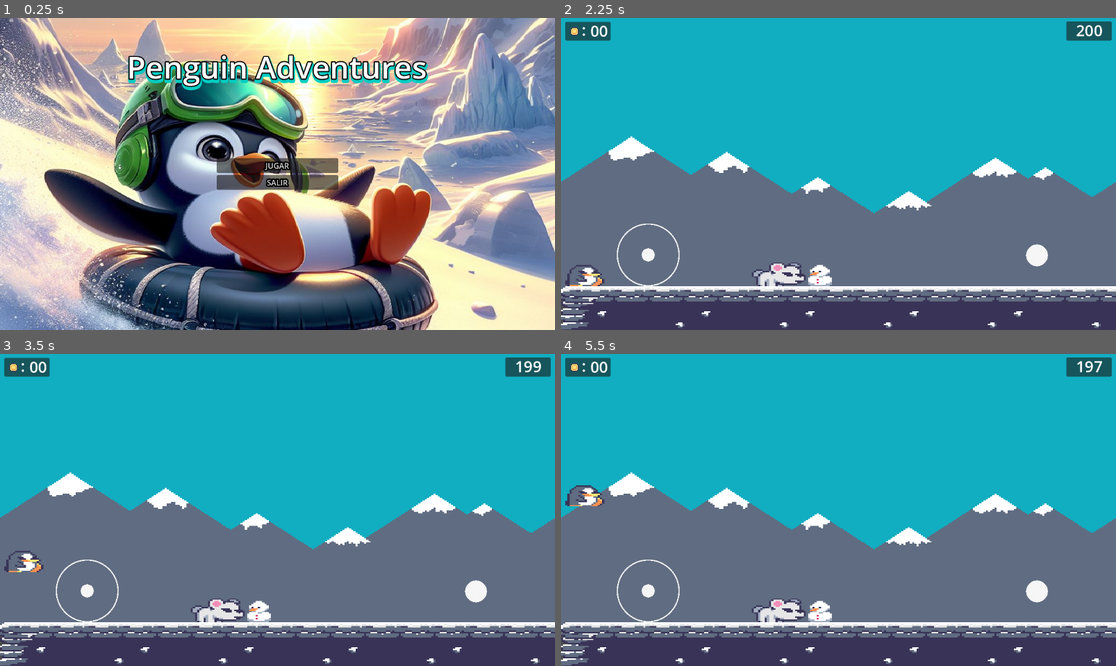
Above: before the commit, frames 1-4 (two rows, left to right).
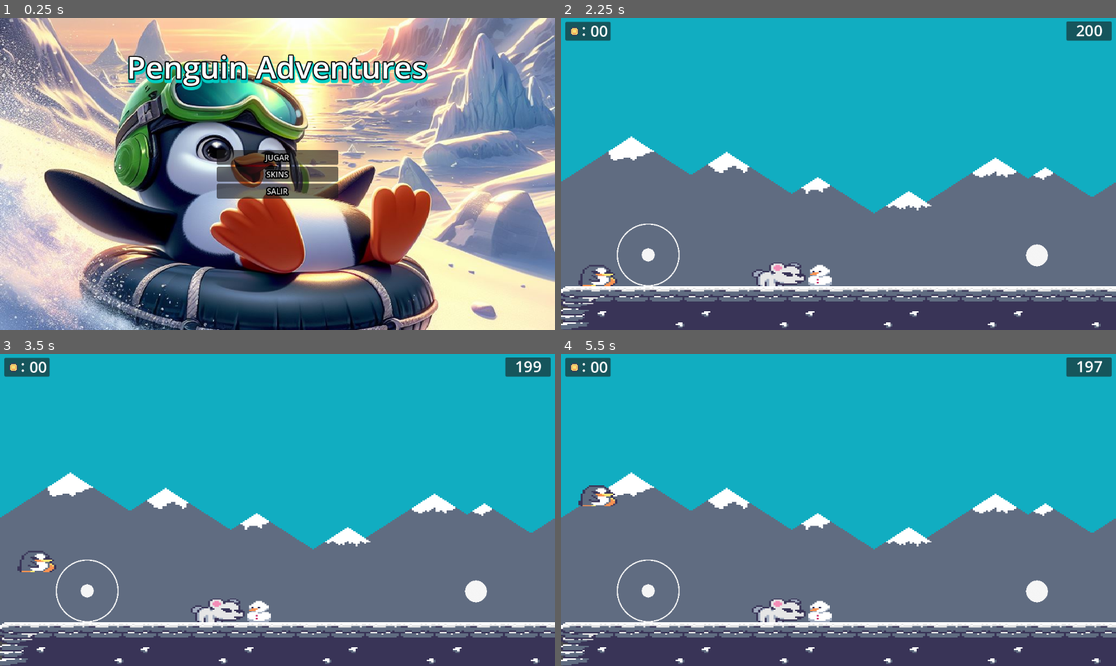
Above: after the commit, the same moments.

Repository: kevinstif/FindTheKey
Game: Godot game, scene res://Scenes/main_menu.tscn
Two runs of this game, one before a commit and one after it. Both use one fixed random seed, a clock stepped at 60 frames per second and the inputs below.
Inputs (mouse positions are in pixels of both pictures, inside the frame that each line leads up to):
- Up to frame 1 (0.25 s): no input
- Up to frame 2 (2.25 s): click (838, 174) at 0.5 s, where only the run after the commit has a clickable "SKINS"; click (622, 99) at 1.25 s, where only the run after the commit has a clickable "SELECT"; click "JUGAR" at 2 s
- Up to frame 3 (3.5 s): tap Enter (ui_accept) at 2.75, 3.02 s; move the mouse to (399, 494) at 2.77 s; hold Right (ui_right) from 2.78 s (still down); click (399, 494) at 2.92 s
- Up to frame 4 (5.5 s): release Right (ui_right) at 3.5 s; drag from (727, 525) to (649, 591) at 3.52 s; move the mouse to (894, 441) at 4.27 s; hold Left (ui_left) 4.28-5 s; tap Enter (ui_accept) at 5 s; drag from (810, 572) to (583, 612) at 5.02 s

The runs differ from the first frame. In frame 1, 1.8% of the frame differs, in the area x 39-61%, y 42-58%; in frame 2, 0.4%; in frame 3, 0.4%; in frame 4, 0.5%.

Commit message:
feat: skin selector
add skin selector menu and feature

Diff:
--- a/FindTheKey/Scenes/player.tscn
+++ b/FindTheKey/Scenes/chicken_player.tscn
@@ -1,18 +1,18 @@
-[gd_scene load_steps=12 format=3 uid="uid://btorfxim0y1jl"]
+[gd_scene load_steps=12 format=3 uid="uid://7meftqgx0gtq"]
 
-[ext_resource type="Texture2D" uid="uid://beequw6iumu70" path="res://Resources/Assets/Enemies/penguin.png" id="1_4qift"]
-[ext_resource type="Script" path="res://Scripts/player.gd" id="1_quuql"]
-[ext_resource type="AudioStream" uid="uid://bapn25jnbu5hm" path="res://Resources/Media/Sounds/confirmation_001.ogg" id="3_62nkm"]
-[ext_resource type="AudioStream" uid="uid://bfbvq37lo1jgb" path="res://Resources/Media/Sounds/confirmation_002.ogg" id="4_k150b"]
+[ext_resource type="Script" path="res://Scripts/chicken_player.gd" id="1_64nvy"]
+[ext_resource type="Texture2D" uid="uid://cv4etecb7j2xf" path="res://Resources/Assets/Enemies/chicken.png" id="2_8o2h3"]
+[ext_resource type="AudioStream" uid="uid://bapn25jnbu5hm" path="res://Resources/Media/Sounds/confirmation_001.ogg" id="3_mi6uy"]
+[ext_resource type="AudioStream" uid="uid://bfbvq37lo1jgb" path="res://Resources/Media/Sounds/confirmation_002.ogg" id="4_ygx6n"]
 
 [sub_resource type="RectangleShape2D" id="RectangleShape2D_76sbl"]
-size = Vector2(18, 15)
+size = Vector2(17, 17)
 
 [sub_resource type="RectangleShape2D" id="RectangleShape2D_lntvd"]
-size = Vector2(18, 16)
+size = Vector2(17, 17)
 
 [sub_resource type="RectangleShape2D" id="RectangleShape2D_e1bni"]
-size = Vector2(16, 14)
+size = Vector2(15, 14)
 
 [sub_resource type="Animation" id="Animation_rh5vv"]
 length = 0.001
@@ -47,7 +47,6 @@
 
 [sub_resource type="Animation" id="Animation_25ynb"]
 resource_name = "walk"
-length = 0.6
 loop_mode = 1
 tracks/0/type = "value"
 tracks/0/imported = false
@@ -56,10 +55,10 @@
 tracks/0/interp = 1
 tracks/0/loop_wrap = true
 tracks/0/keys = {
-"times": PackedFloat32Array(0, 0.2, 0.4, 0.6),
-"transitions": PackedFloat32Array(1, 1, 1, 1),
+"times": PackedFloat32Array(0, 0.2, 0.4, 0.6, 0.8, 1),
+"transitions": PackedFloat32Array(1, 1, 1, 1, 1, 1),
 "update": 1,
-"values": [0, 1, 2, 3]
+"values": [7, 8, 9, 10, 11, 12]
 }
 
 [sub_resource type="AnimationLibrary" id="AnimationLibrary_tnddq"]
@@ -69,10 +68,10 @@
 "walk": SubResource("Animation_25ynb")
 }
 
-[node name="Player" type="CharacterBody2D"]
+[node name="ChickenPlayer" type="CharacterBody2D"]
 collision_layer = 25
 collision_mask = 25
-script = ExtResource("1_quuql")
+script = ExtResource("1_64nvy")
 
 [node name="Detectors" type="Node2D" parent="."]
 
@@ -81,7 +80,7 @@
 collision_mask = 2
 
 [node name="CollisionShape2D" type="CollisionShape2D" parent="Detectors/Collector"]
-position = Vector2(-2, 8.5)
+position = Vector2(-0.5, 8.5)
 shape = SubResource("RectangleShape2D_76sbl")
 debug_color = Color(0.113725, 0.643137, 0.258824, 0.419608)
 
@@ -90,18 +89,19 @@
 collision_mask = 4
 
 [node name="CollisionShape2D" type="CollisionShape2D" parent="Detectors/Damage"]
-position = Vector2(-2, 9)
+position = Vector2(-0.5, 8.5)
 shape = SubResource("RectangleShape2D_lntvd")
 debug_color = Color(0.992157, 0, 0.227451, 0.419608)
 
 [node name="CollisionShape2D" type="CollisionShape2D" parent="."]
-position = Vector2(-2, 9)
+position = Vector2(-0.5, 9)
 shape = SubResource("RectangleShape2D_e1bni")
 debug_color = Color(0, 0.6, 0.701961, 0.419608)
 
 [node name="Sprite2D" type="Sprite2D" parent="."]
-texture = ExtResource("1_4qift")
-hframes = 4
+texture = ExtResource("2_8o2h3")
+hframes = 7
+vframes = 2
 
 [node name="AnimationPlayer" type="AnimationPlayer" parent="."]
 libraries = {
--- a/FindTheKey/Scenes/main_menu.tscn
+++ b/FindTheKey/Scenes/main_menu.tscn
@@ -1,6 +1,6 @@
 [gd_scene load_steps=4 format=3 uid="uid://cylf6yagcylyp"]
 
-[ext_resource type="Script" path="res://Scripts/main_menu.gd" id="1_3ks8w"]
+[ext_resource type="Script" path="res://Scripts/MainMenu.gd" id="1_3ks8w"]
 [ext_resource type="Texture2D" uid="uid://dtn8x6hsp3icq" path="res://Resources/_13be813b-1e71-49f5-872c-c2ffb7b47a73.jpeg" id="1_xkibq"]
 [ext_resource type="AudioStream" uid="uid://ctuo35tlh261" path="res://Resources/Media/Music/POL-star-way-short.wav" id="3_br38i"]
 
@@ -62,6 +62,13 @@
 theme_override_constants/outline_size = 12
 text = "JUGAR"
 
+[node name="Skin" type="Button" parent="VBoxContainer"]
+layout_mode = 2
+theme_override_colors/font_hover_color = Color(0.415686, 0.415686, 0.415686, 1)
+theme_override_colors/font_outline_color = Color(0, 0, 0, 1)
+theme_override_constants/outline_size = 12
+text = "SKINS"
+
 [node name="Quit" type="Button" parent="VBoxContainer"]
 layout_mode = 2
 theme_override_colors/font_hover_color = Color(0.415686, 0.415686, 0.415686, 1)
@@ -75,4 +82,5 @@
 autoplay = true
 
 [connection signal="pressed" from="VBoxContainer/Start" to="." method="_on_start_pressed"]
+[connection signal="pressed" from="VBoxContainer/Skin" to="." method="_on_skin_pressed"]
 [connection signal="pressed" from="VBoxContainer/Quit" to="." method="_on_quit_pressed"]
--- a/FindTheKey/Scenes/map_1.tscn
+++ b/FindTheKey/Scenes/map_1.tscn
@@ -4,7 +4,6 @@
 [ext_resource type="Script" path="res://Scripts/map_1.gd" id="1_otn11"]
 [ext_resource type="Texture2D" uid="uid://byv7goyfxnb50" path="res://Resources/Assets/Tilesets/tileset_snow.png" id="1_r4sq5"]
 [ext_resource type="Texture2D" uid="uid://c7dn1eue5hmvc" path="res://Resources/Assets/Backgrounds/mountains_a.png" id="2_g3pxe"]
-[ext_resource type="PackedScene" uid="uid://btorfxim0y1jl" path="res://Scenes/player.tscn" id="2_orwkd"]
 [ext_resource type="PackedScene" uid="uid://dn4f3piajmlp8" path="res://Scenes/gui.tscn" id="2_w6rga"]
 [ext_resource type="PackedScene" uid="uid://cnew8i3a2632k" path="res://Scenes/wall.tscn" id="3_q5ibv"]
 [ext_resource type="Texture2D" uid="uid://fxxmwxep0ggk" path="res://Resources/Assets/UI/arrow.png" id="4_0sp32"]
@@ -134,6 +133,8 @@
 physics_layer_0/collision_layer = 1
 sources/0 = SubResource("TileSetAtlasSource_77ahv")
 
+[sub_resource type="RectangleShape2D" id="RectangleShape2D_l3ob5"]
+
 [node name="Map1" type="Node2D"]
 script = ExtResource("1_otn11")
 metadata/_edit_horizontal_guides_ = [220.0]
@@ -327,13 +328,16 @@
 [node name="Fire" parent="." instance=ExtResource("7_f8r41")]
 position = Vector2(2750, 184)
 
-[node name="Player" parent="." instance=ExtResource("2_orwkd")]
-position = Vector2(13, 175)
-
 [node name="AudioStreamPlayer" type="AudioStreamPlayer" parent="."]
 stream = ExtResource("4_2s1mh")
 volume_db = -25.0
 autoplay = true
 
-[connection signal="sendJoystick" from="GUI" to="Player" method="_on_gui_send_joystick"]
+[node name="SpawnZone" type="Area2D" parent="."]
+position = Vector2(19, 175)
+
+[node name="CollisionShape2D" type="CollisionShape2D" parent="SpawnZone"]
+shape = SubResource("RectangleShape2D_l3ob5")
+debug_color = Color(0, 0.639216, 0.360784, 0.419608)
+
 [connection signal="fish_delivered" from="NPC" to="." method="_on_npc_fish_delivered"]
--- /dev/null
+++ b/FindTheKey/Scenes/penguin_player.tscn
@@ -0,0 +1,125 @@
+[gd_scene load_steps=12 format=3 uid="uid://btorfxim0y1jl"]
+
+[ext_resource type="Script" path="res://Scripts/penguinPlayer.gd" id="1_ic51w"]
+[ext_resource type="Texture2D" uid="uid://beequw6iumu70" path="res://Resources/Assets/Enemies/penguin.png" id="2_a44l1"]
+[ext_resource type="AudioStream" uid="uid://bapn25jnbu5hm" path="res://Resources/Media/Sounds/confirmation_001.ogg" id="3_d2k86"]
+[ext_resource type="AudioStream" uid="uid://bfbvq37lo1jgb" path="res://Resources/Media/Sounds/confirmation_002.ogg" id="4_413ae"]
+
+[sub_resource type="RectangleShape2D" id="RectangleShape2D_76sbl"]
+size = Vector2(18, 15)
+
+[sub_resource type="RectangleShape2D" id="RectangleShape2D_lntvd"]
+size = Vector2(18, 16)
+
+[sub_resource type="RectangleShape2D" id="RectangleShape2D_e1bni"]
+size = Vector2(16, 14)
+
+[sub_resource type="Animation" id="Animation_rh5vv"]
+length = 0.001
+tracks/0/type = "value"
+tracks/0/imported = false
+tracks/0/enabled = true
+tracks/0/path = NodePath("Sprite2D:frame")
+tracks/0/interp = 1
+tracks/0/loop_wrap = true
+tracks/0/keys = {
+"times": PackedFloat32Array(0),
+"transitions": PackedFloat32Array(1),
+"update": 1,
+"values": [0]
+}
+
+[sub_resource type="Animation" id="Animation_2i1kw"]
+resource_name = "idle"
+loop_mode = 1
+tracks/0/type = "value"
+tracks/0/imported = false
+tracks/0/enabled = true
+tracks/0/path = NodePath("Sprite2D:frame")
+tracks/0/interp = 1
+tracks/0/loop_wrap = true
+tracks/0/keys = {
+"times": PackedFloat32Array(0, 0.5),
+"transitions": PackedFloat32Array(1, 1),
+"update": 1,
+"values": [0, 1]
+}
+
+[sub_resource type="Animation" id="Animation_25ynb"]
+resource_name = "walk"
+length = 0.6
+loop_mode = 1
+tracks/0/type = "value"
+tracks/0/imported = false
+tracks/0/enabled = true
+tracks/0/path = NodePath("Sprite2D:frame")
+tracks/0/interp = 1
+tracks/0/loop_wrap = true
+tracks/0/keys = {
+"times": PackedFloat32Array(0, 0.2, 0.4, 0.6),
+"transitions": PackedFloat32Array(1, 1, 1, 1),
+"update": 1,
+"values": [0, 1, 2, 3]
+}
+
+[sub_resource type="AnimationLibrary" id="AnimationLibrary_tnddq"]
+_data = {
+"RESET": SubResource("Animation_rh5vv"),
+"idle": SubResource("Animation_2i1kw"),
+"walk": SubResource("Animation_25ynb")
+}
+
+[node name="PenguinPlayer" type="CharacterBody2D"]
+collision_layer = 25
+collision_mask = 25
+script = ExtResource("1_ic51w")
+
+[node name="Detectors" type="Node2D" parent="."]
+
+[node name="Collector" type="Area2D" parent="Detectors"]
+collision_layer = 2
+collision_mask = 2
+
+[node name="CollisionShape2D" type="CollisionShape2D" parent="Detectors/Collector"]
+position = Vector2(-2, 8.5)
+shape = SubResource("RectangleShape2D_76sbl")
+debug_color = Color(0.113725, 0.643137, 0.258824, 0.419608)
+
+[node name="Damage" type="Area2D" parent="Detectors"]
+collision_layer = 4
+collision_mask = 4
+
+[node name="CollisionShape2D" type="CollisionShape2D" parent="Detectors/Damage"]
+position = Vector2(-2, 9)
+shape = SubResource("RectangleShape2D_lntvd")
+debug_color = Color(0.992157, 0, 0.227451, 0.419608)
+
+[node name="CollisionShape2D" type="CollisionShape2D" parent="."]
+position = Vector2(-2, 9)
+shape = SubResource("RectangleShape2D_e1bni")
+debug_color = Color(0, 0.6, 0.701961, 0.419608)
+
+[node name="Sprite2D" type="Sprite2D" parent="."]
+texture = ExtResource("2_a44l1")
+hframes = 4
+
+[node name="AnimationPlayer" type="AnimationPlayer" parent="."]
+libraries = {
+"": SubResource("AnimationLibrary_tnddq")
+}
+
+[node name="Camera2D" type="Camera2D" parent="."]
+zoom = Vector2(4.5, 2.9)
+limit_left = 0
+limit_top = 0
+limit_right = 3040
+limit_bottom = 220
+
+[node name="CoinSound" type="AudioStreamPlayer" parent="."]
+stream = ExtResource("3_d2k86")
+
+[node name="FishSound" type="AudioStreamPlayer" parent="."]
+stream = ExtResource("4_413ae")
+
+[connection signal="body_entered" from="Detectors/Collector" to="." method="_on_collector_body_entered"]
+[connection signal="body_entered" from="Detectors/Damage" to="." method="_on_damage_body_entered"]
--- /dev/null
+++ b/FindTheKey/Scenes/skin_selector.tscn
@@ -0,0 +1,92 @@
+[gd_scene load_steps=5 format=3 uid="uid://ddwdt1fubbwkt"]
+
+[ext_resource type="Script" path="res://Scripts/skin_selector.gd" id="1_7p4r1"]
+[ext_resource type="Texture2D" uid="uid://beequw6iumu70" path="res://Resources/Assets/Enemies/penguin.png" id="1_54q7e"]
+[ext_resource type="Texture2D" uid="uid://cv4etecb7j2xf" path="res://Resources/Assets/Enemies/chicken.png" id="2_1auvp"]
+
+[sub_resource type="StyleBoxFlat" id="StyleBoxFlat_qv4c8"]
+
+[node name="SkinSelector" type="Control"]
+layout_mode = 3
+anchors_preset = 15
+anchor_right = 1.0
+anchor_bottom = 1.0
+grow_horizontal = 2
+grow_vertical = 2
+script = ExtResource("1_7p4r1")
+metadata/_edit_horizontal_guides_ = [90.0, 148.0, 100.0, 182.0, 151.0]
+metadata/_edit_vertical_guides_ = [90.0, 170.0, 260.0, 340.0]
+
+[node name="Panel" type="Panel" parent="."]
+layout_mode = 1
+anchors_preset = 15
+anchor_right = 1.0
+anchor_bottom = 1.0
+grow_horizontal = 2
+grow_vertical = 2
+
+[node name="VBoxContainer" type="VBoxContainer" parent="."]
+layout_mode = 1
+anchors_preset = 14
+anchor_top = 0.5
+anchor_right = 1.0
+anchor_bottom = 0.5
+grow_horizontal = 2
+grow_vertical = 2
+
+[node name="HBoxContainer" type="HBoxContainer" parent="VBoxContainer"]
+layout_mode = 2
+
+[node name="Penguin" type="Control" parent="VBoxContainer/HBoxContainer"]
+layout_mode = 2
+
+[node name="Panel" type="Panel" parent="VBoxContainer/HBoxContainer/Penguin"]
+layout_mode = 0
+offset_left = 90.0
+offset_top = -234.0
+offset_right = 170.0
+offset_bottom = -139.0
+theme_override_styles/panel = SubResource("StyleBoxFlat_qv4c8")
+
+[node name="Sprite2D" type="Sprite2D" parent="VBoxContainer/HBoxContainer/Penguin"]
+position = Vector2(137, -227)
+scale = Vector2(3.0625, 3.1875)
+texture = ExtResource("1_54q7e")
+hframes = 4
+
+[node name="PenguinButton" type="Button" parent="VBoxContainer/HBoxContainer/Penguin"]
+layout_mode = 0
+offset_left = 98.0
+offset_top = -173.0
+offset_right = 163.0
+offset_bottom = -142.0
+text = "SELECT"
+
+[node name="Chicken" type="Control" parent="VBoxContainer/HBoxContainer"]
+layout_mode = 2
+
+[node name="Panel" type="Panel" parent="VBoxContainer/HBoxContainer/Chicken"]
+layout_mode = 0
+offset_left = 256.0
+offset_top = -234.0
+offset_right = 336.0
+offset_bottom = -139.0
+theme_override_styles/panel = SubResource("StyleBoxFlat_qv4c8")
+
+[node name="Sprite2D" type="Sprite2D" parent="VBoxContainer/HBoxContainer/Chicken"]
+position = Vector2(299.25, -224.375)
+scale = Vector2(2.67187, 3.02344)
+texture = ExtResource("2_1auvp")
+hframes = 7
+vframes = 2
+
+[node name="ChickenButton" type="Button" parent="VBoxContainer/HBoxContainer/Chicken"]
+layout_mode = 0
+offset_left = 265.0
+offset_top = -173.0
+offset_right = 328.0
+offset_bottom = -142.0
+text = "SELECT"
+
+[connection signal="pressed" from="VBoxContainer/HBoxContainer/Penguin/PenguinButton" to="." method="_on_penguin_button_pressed"]
+[connection signal="pressed" from="VBoxContainer/HBoxContainer/Chicken/ChickenButton" to="." method="_on_chicken_button_pressed"]
--- a/FindTheKey/Scripts/main_menu.gd
+++ b/FindTheKey/Scripts/MainMenu.gd
@@ -6,3 +6,6 @@
 
 func _on_quit_pressed():
 	get_tree().quit()
+
+func _on_skin_pressed():
+	get_tree().change_scene_to_file("res://Scenes/skin_selector.tscn")
--- /dev/null
+++ b/FindTheKey/Scripts/chicken_player.gd
@@ -0,0 +1,13 @@
+extends Player
+
+func animation(direction: float):
+	var sprite = $Sprite2D
+	var animationPlayer = $AnimationPlayer
+	if direction == 1:
+		sprite.flip_h = true
+		animationPlayer.play("walk")
+	elif direction == -1:
+		sprite.flip_h = false
+		animationPlayer.play("walk")
+	else:
+		animationPlayer.play("idle")
--- /dev/null
+++ b/FindTheKey/Scripts/global.gd
@@ -0,0 +1,3 @@
+extends Node
+
+var skin = "res://Scenes/chicken_player.tscn"
--- a/FindTheKey/Scripts/gui.gd
+++ b/FindTheKey/Scripts/gui.gd
@@ -1,7 +1,7 @@
 extends CanvasLayer
+class_name GUI
 
 @onready var joystick = $Joystick
-signal sendJoystick(j:Joystick)
 
-func _ready():
-	sendJoystick.emit(joystick)
+func get_joystick():
+	return joystick
--- a/FindTheKey/Scripts/map_1.gd
+++ b/FindTheKey/Scripts/map_1.gd
@@ -1,9 +1,21 @@
 extends Node2D
 
 @onready var chest = $Chest
+@onready var playerScene = load(Global.skin)
+
+var player : Player
 
 func _ready():
+	create_player()
 	chest.visible = false
+
+
+func create_player():
+	player = playerScene.instantiate()
+	player.position = $SpawnZone.position
+	add_child(player)
+	var joystick = $GUI.get_joystick()
+	player.receive_joystick(joystick)
 
 func _on_npc_fish_delivered():
 	chest.visible = true
--- /dev/null
+++ b/FindTheKey/Scripts/penguinPlayer.gd
@@ -0,0 +1,13 @@
+extends Player
+
+func animation(direction: float):
+	var sprite = $Sprite2D
+	var animationPlayer = $AnimationPlayer
+	if direction == 1:
+		sprite.flip_h = false
+		animationPlayer.play("walk")
+	elif direction == -1:
+		sprite.flip_h = true
+		animationPlayer.play("walk")
+	else:
+		animationPlayer.play("idle")
--- a/FindTheKey/Scripts/player.gd
+++ b/FindTheKey/Scripts/player.gd
@@ -1,16 +1,16 @@
 extends CharacterBody2D
+
+class_name Player
 
 const SPEED = 100.0
 const JUMP_VELOCITY = -400.0
 
-# Get the gravity from the project settings to be synced with RigidBody nodes.
 var gravity = ProjectSettings.get_setting("physics/2d/default_gravity")
 var direction = 0
 var moneys = 0
 var fish = false
 
 @onready var camera = $Camera2D
-#@onready var score = $GUI/ScoreBoard
 var joystick: Joystick
 
 func _physics_process(delta):
@@ -62,16 +62,7 @@
 		camera.limit_right = 3190
 
 func animation(direction: float):
-	var sprite = $Sprite2D
-	var animationPlayer = $AnimationPlayer
-	if direction == 1:
-		sprite.flip_h = false
-		animationPlayer.play("walk")
-	elif direction == -1:
-		sprite.flip_h = true
-		animationPlayer.play("walk")
-	else:
-		animationPlayer.play("idle")
+	pass
 
 func _on_collector_body_entered(body):
 	if body.get_name().find('Coin') != -1:
@@ -94,6 +85,5 @@
 	if body.get_name().find('Fire') != -1:
 		get_tree().reload_current_scene()
 
-
-func _on_gui_send_joystick(j):
+func receive_joystick(j):
 	joystick = j
--- /dev/null
+++ b/FindTheKey/Scripts/skin_selector.gd
@@ -0,0 +1,9 @@
+extends Control
+
+func _on_penguin_button_pressed():
+	Global.skin = "res://Scenes/penguin_player.tscn"
+	get_tree().change_scene_to_file("res://Scenes/main_menu.tscn")
+
+func _on_chicken_button_pressed():
+	Global.skin = "res://Scenes/chicken_player.tscn"
+	get_tree().change_scene_to_file("res://Scenes/main_menu.tscn")
--- a/FindTheKey/project.godot
+++ b/FindTheKey/project.godot
@@ -15,6 +15,10 @@
 config/features=PackedStringArray("4.2", "Mobile")
 config/icon="res://icon.svg"
 
+[autoload]
+
+Global="*res://Scripts/global.gd"
+
 [input_devices]
 
 pointing/emulate_touch_from_mouse=true
Not shown: 1 places in FindTheKey/Scenes/chicken_player.tscn that only renumber resources
